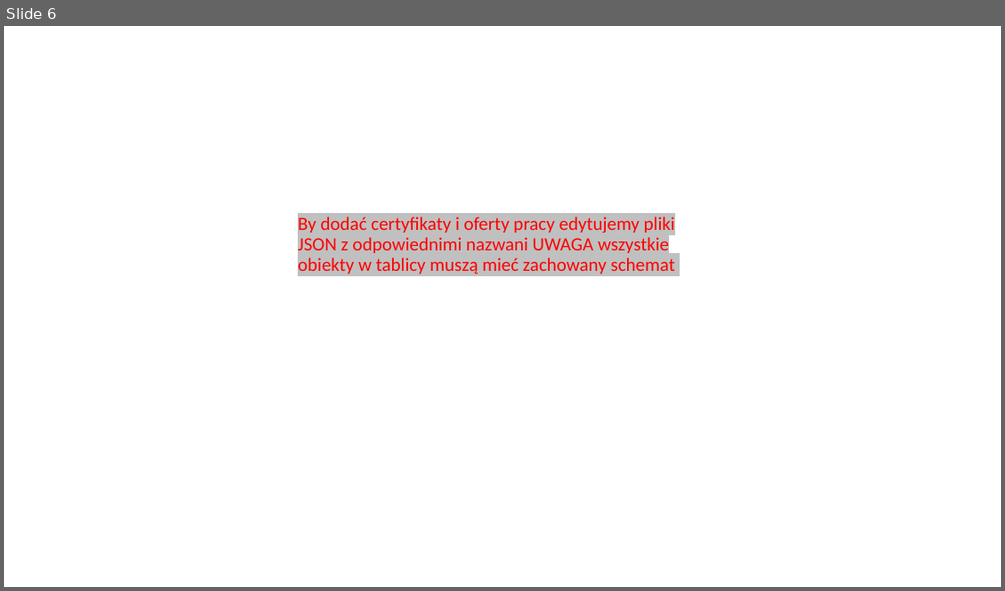
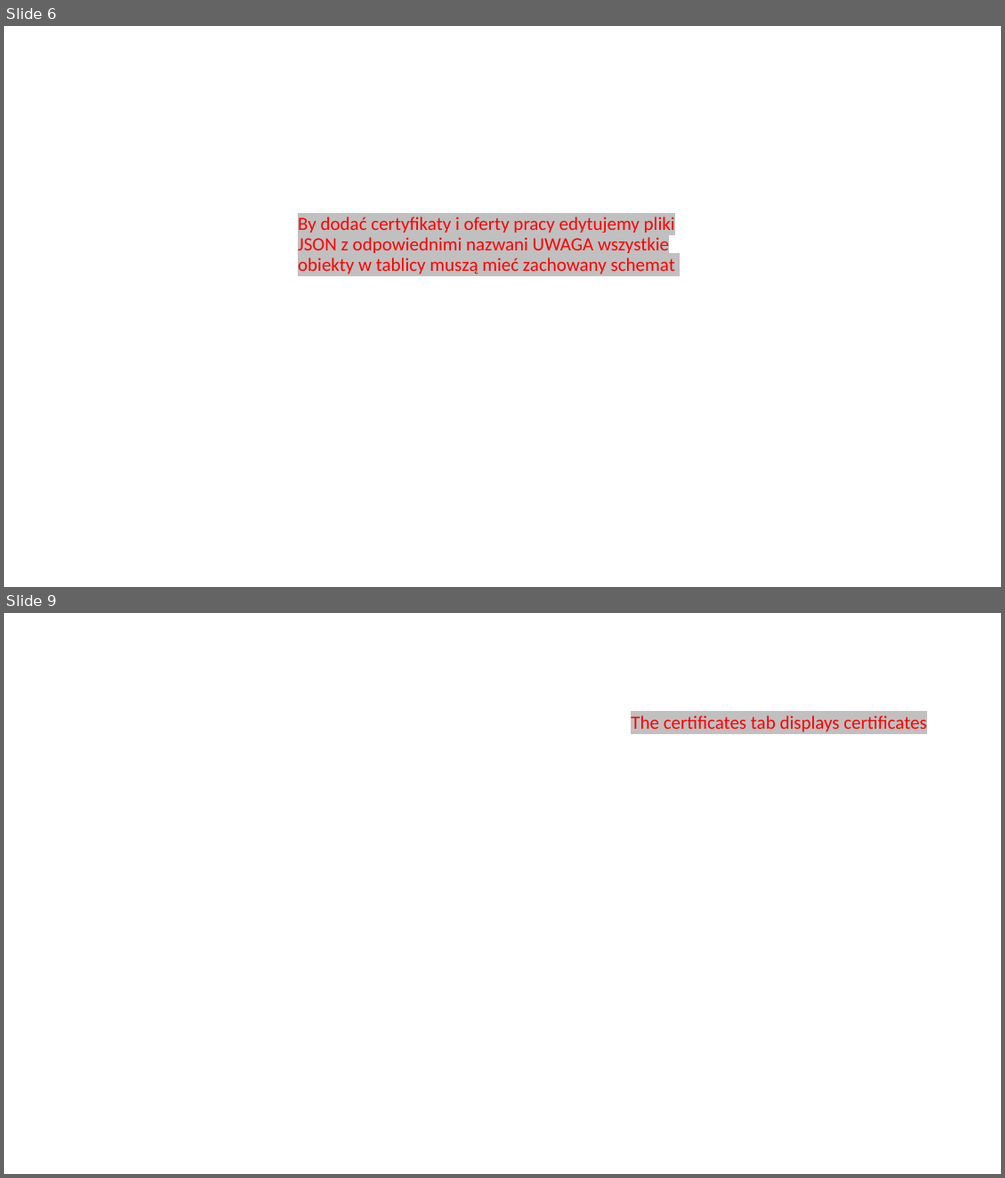
Before and after one commit to SzczepanRy/mockup, a slide deck: prentacje/Funkcjonalności strony.pptx. Shown one above the other, each under a label of ours: slide 6 before the commit, slides 6 and 9 after it; the slides between them are not shown. The pictures are 1005x591 and 1005x1178 pixels, drawn with LibreOffice and Linux fonts; fonts in the diff are those of the drawing; background and template pictures are left out. Boxes give left, top, right and bottom in pixels: in the first picture for what was removed or moved away, otherwise in the second. Text is boxed around its words. In the diff, an @@ line names an element or a change of style, - is before the commit and + after.

```diff
--- a/prentacje/Funkcjonalności strony.pptx
+++ b/prentacje/Funkcjonalności strony.pptx
@@ slide 9 added at [4, 613, 1001, 1174], background picture (left out) @@
@@ title added at [631, 715, 926, 732], 18 pt, text #FF0000 @@
+The certificates tab displays certificates
```
Also in this commit, not shown: 5 slides changed, 4 other slides added, 1 other file.
